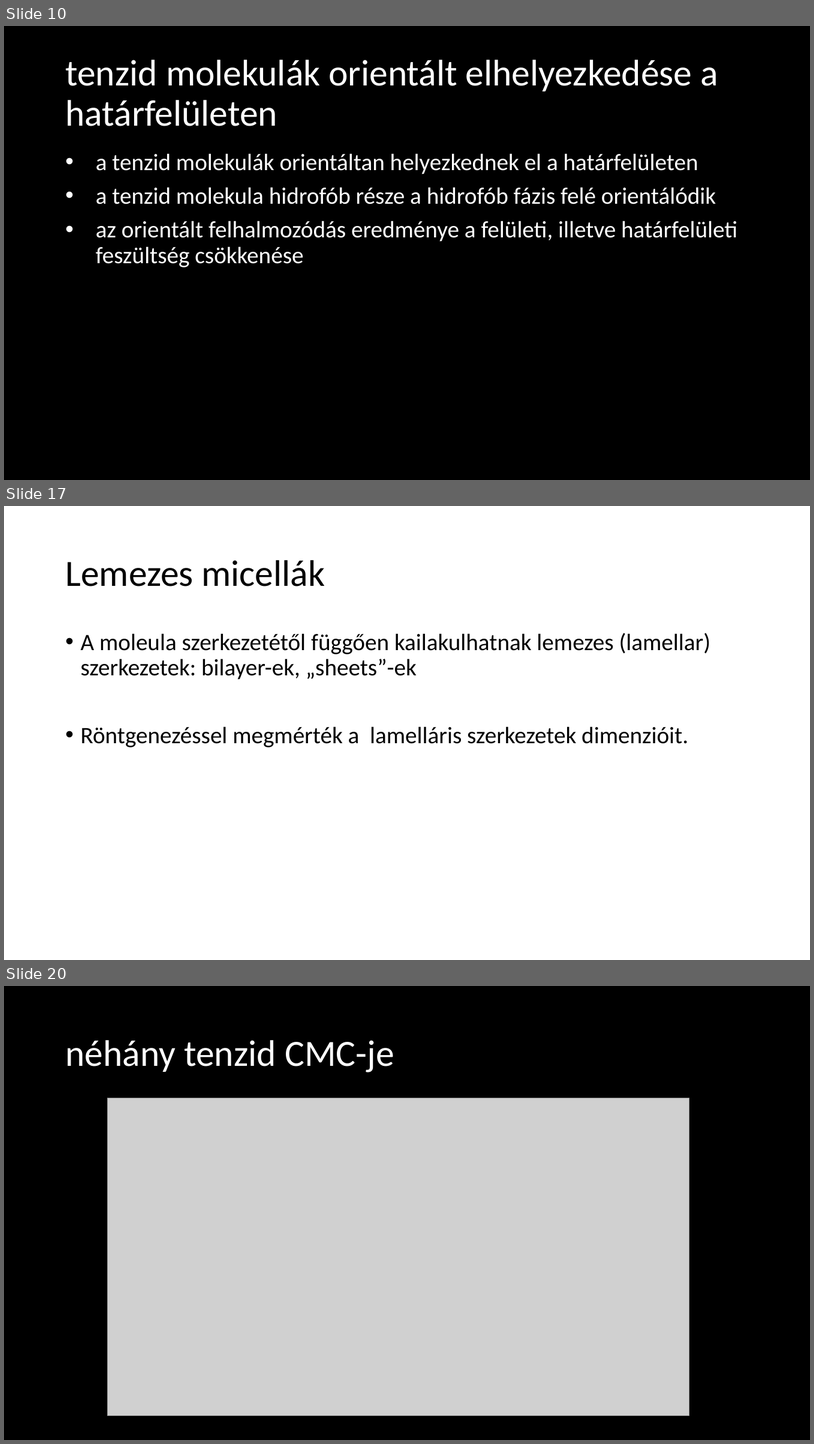
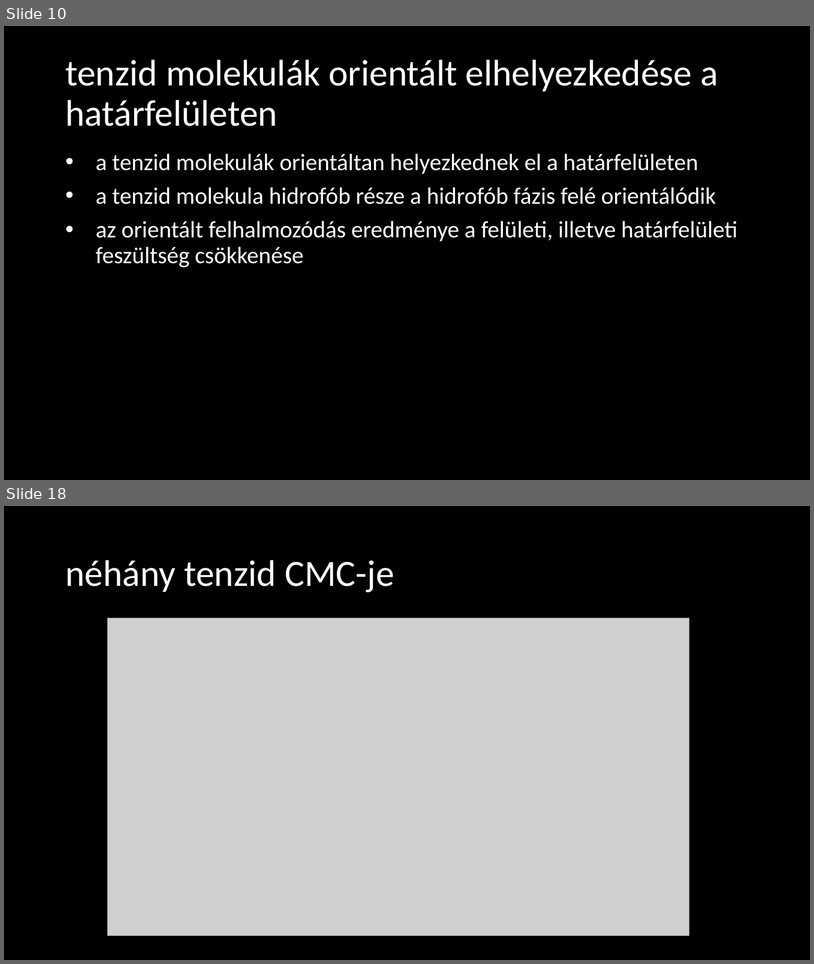
Before and after one commit to LilianaBohus/chemistry-presenations, a slide deck: adjuvants.pptx. Shown one above the other, each under a label of ours: slides 10, 17 and 20 before the commit, slides 10 and 18 after it; the slides between them are not shown. The pictures are 814x1444 and 814x964 pixels, drawn with LibreOffice and Linux fonts; fonts in the diff are those of the drawing; grey boxes stand for pictures; background and template pictures are left out. Boxes give left, top, right and bottom in pixels: in the first picture for what was removed or moved away, otherwise in the second. Text is boxed around its words. In the diff, an @@ line names an element or a change of style, - is before the commit and + after.

```diff
--- a/adjuvants.pptx
+++ b/adjuvants.pptx
@@ slide 17 removed at (4, 506, 810, 960), background #FFFFFF @@
@@ title removed at (65, 560, 326, 586) @@
-Lemezes micellák
@@ text removed at (81, 633, 711, 747) @@
-• A moleula szerkezetétől függően kailakulhatnak lemezes (lamellar) szerkezetek: bilayer-ek, „sheets”-ek
-• Röntgenezéssel megmérték a lamelláris szerkezetek dimenzióit.
@@ what was slide 20 is now slide 18 @@
```
Also in this commit, not shown: 7 slides changed, 2 other slides removed.
